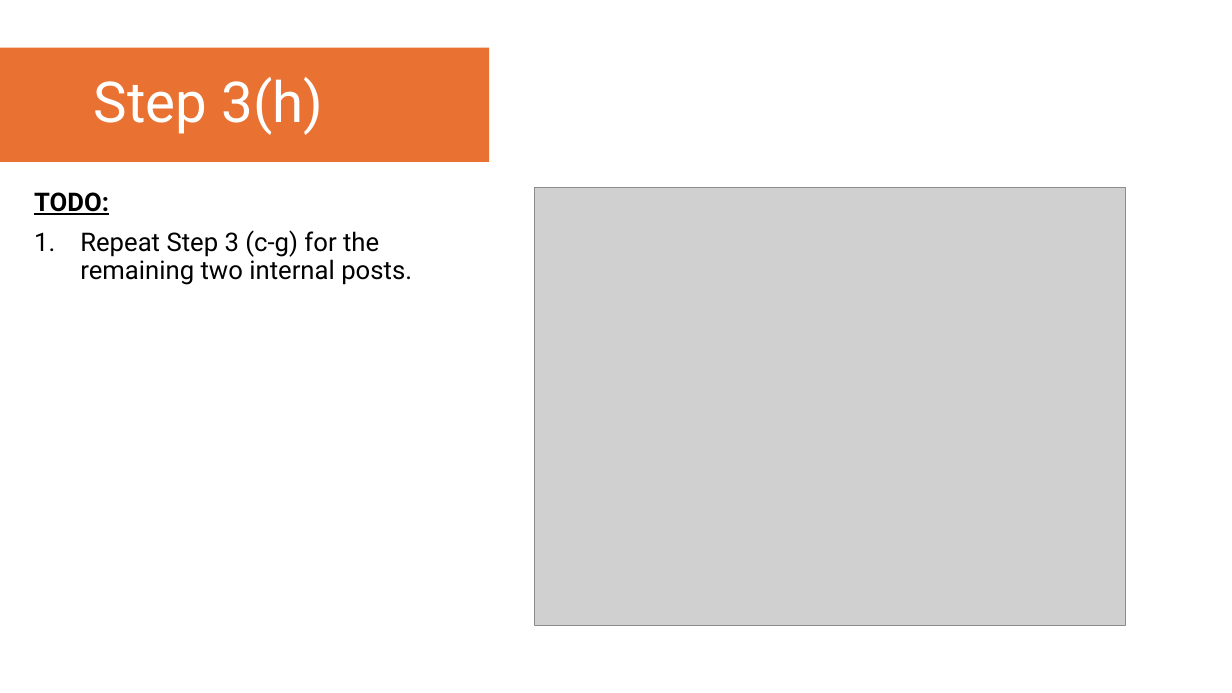
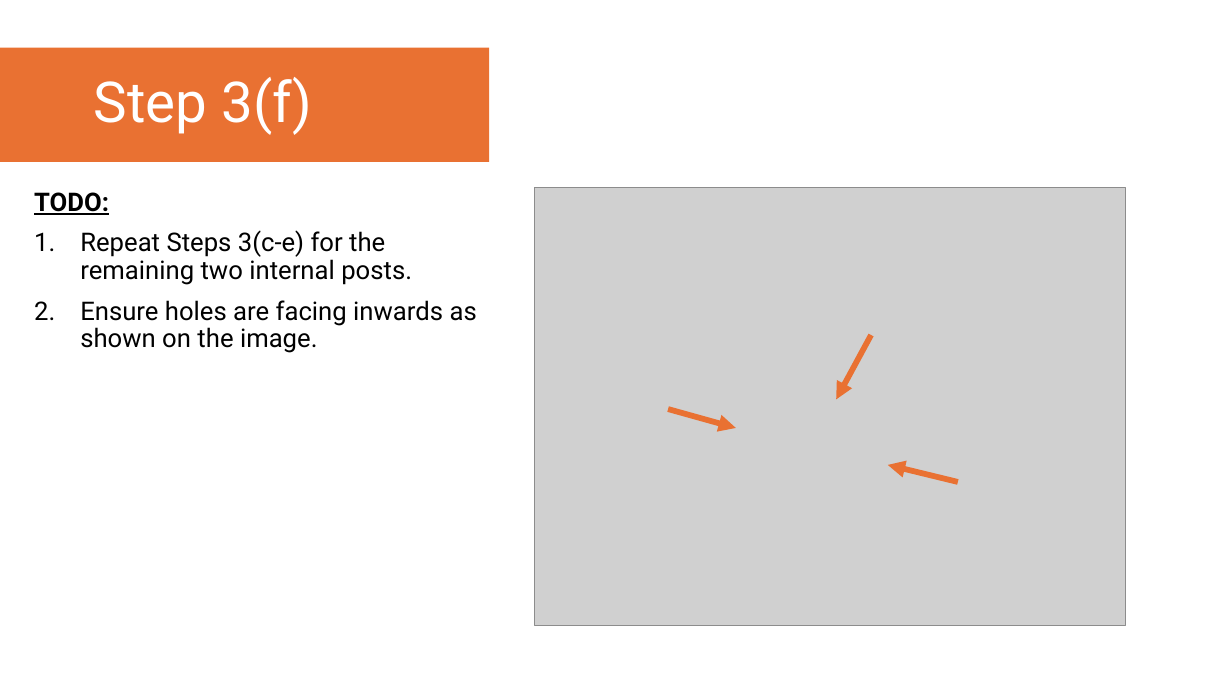
Before and after one commit to YoItsLewis/Open-Fourier-Ptychographic-Microscopy, a slide deck: slide 15 of Assembly Instructions/OpenFPM - Illuminator Assembly Instructions.pptx (slide 18 before the commit). Drawn at 1232x693 pixels with LibreOffice and Linux fonts; fonts in the diff are those of the drawing; grey boxes stand for pictures. Boxes give left, top, right and bottom in pixels: in the first picture for what was removed or moved away, otherwise in the second. Text is boxed around its words. In the diff, an @@ line names an element or a change of style, - is before the commit and + after.

```diff
--- a/Assembly Instructions/OpenFPM - Illuminator Assembly Instructions.pptx
+++ b/Assembly Instructions/OpenFPM - Illuminator Assembly Instructions.pptx
@@ title at <box>94,77,312,135</box>: text changed @@
-Step 3(h)
+Step 3(f)
@@ text at <box>80,230,477,353</box>: text changed @@
-1. Repeat Step 3 (c-g) for the remaining two internal posts.
+1. Repeat Steps 3(c-e) for the remaining two internal posts.
+2. Ensure holes are facing inwards as shown on the image.
@@ arrow added from (872, 335) to (836, 399), #E97132 4.5 pt @@
@@ arrow added from (668, 409) to (736, 428), #E97132 4.5 pt @@
@@ arrow added from (958, 482) to (888, 465), #E97132 4.5 pt @@
```
Also in this commit, not shown: 20 other slides changed, 3 slides removed, 31 other files.
